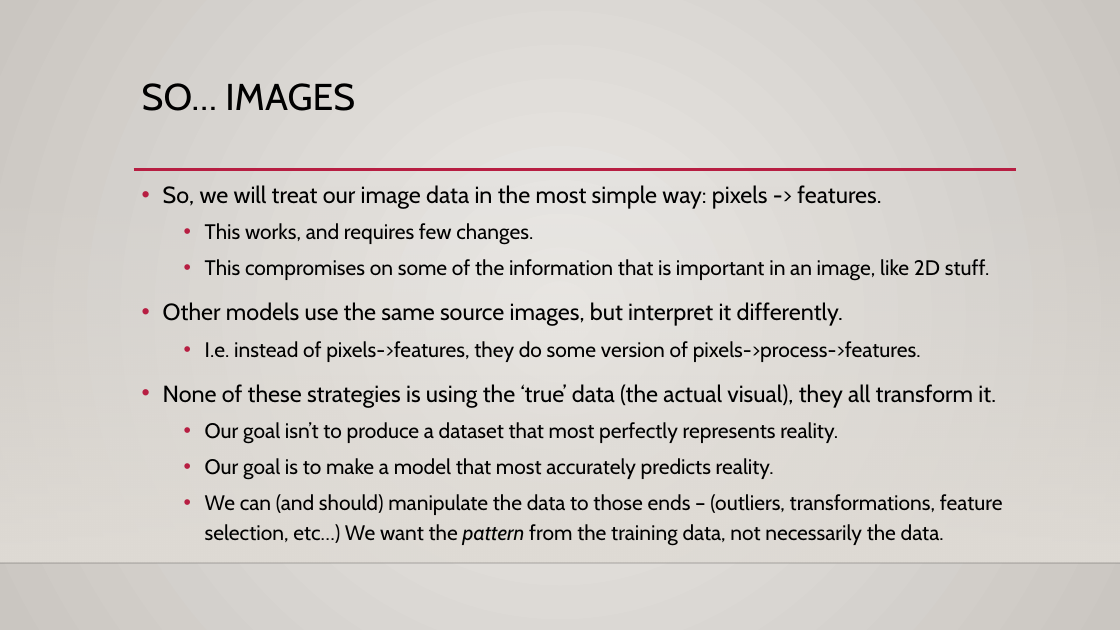
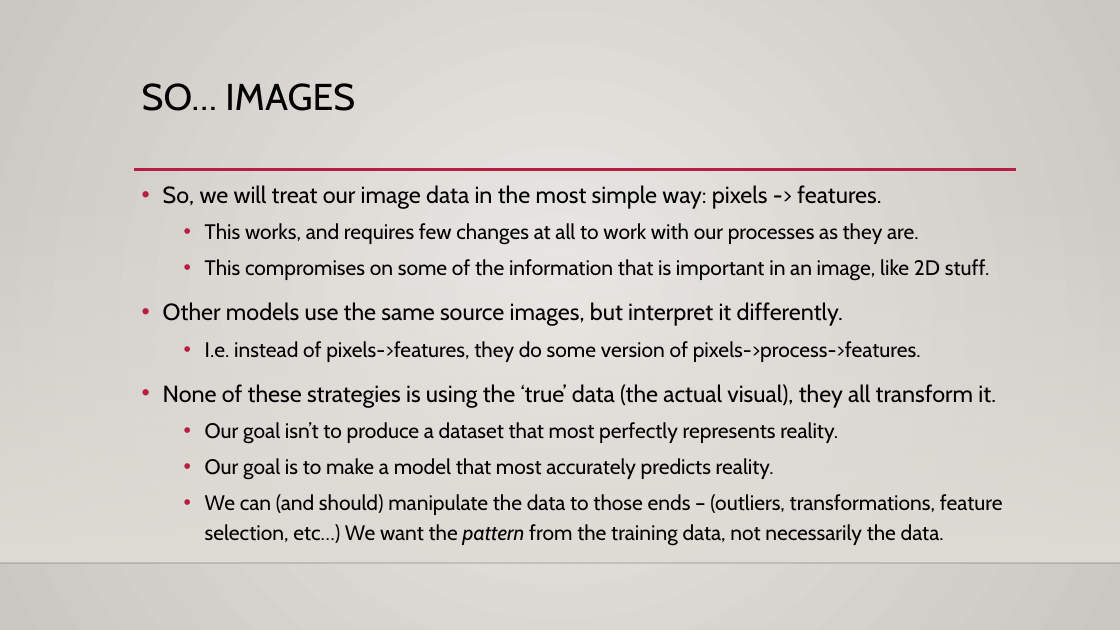
Before and after one commit to glennybarnes/Intro_to_Machine_Learning_Students, a slide deck: slide 32 of reference_content/Slides/008_Log_Reg_Images.pptx. Drawn at 1120x630 pixels with LibreOffice and Linux fonts; fonts in the diff are those of the drawing; background and template pictures are left out. Boxes give left, top, right and bottom in pixels: in the first picture for what was removed or moved away, otherwise in the second. Text is boxed around its words. In the diff, an @@ line names an element or a change of style, - is before the commit and + after.

```diff
--- a/reference_content/Slides/008_Log_Reg_Images.pptx
+++ b/reference_content/Slides/008_Log_Reg_Images.pptx
@@ text at (205,223,919,245): text changed @@
-  • This works, and requires few changes.
+  • This works, and requires few changes at all to work with our processes as they are.
```
Also in this commit, not shown: 4 other slides changed, 1 slide added, 7 other files.
